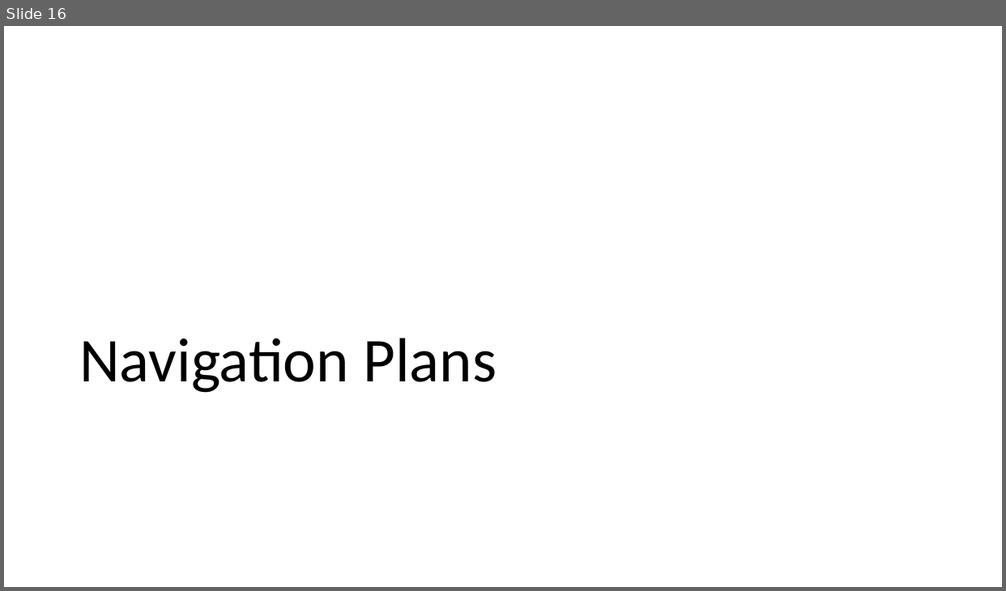
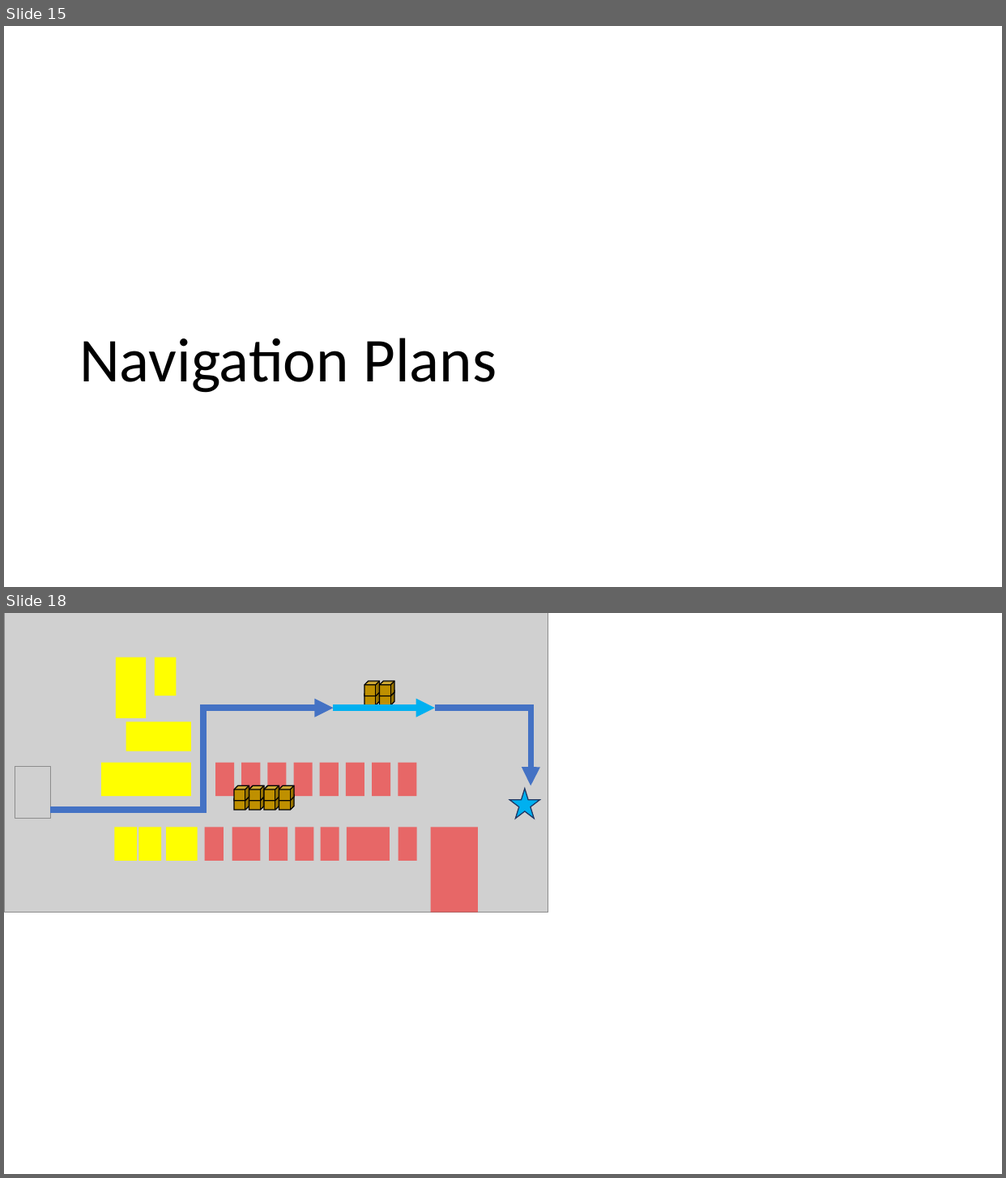
Before and after one commit to cmu-able/explainable-planning, a slide deck: XPlanningEvaluation/data/instruction/instruction.pptx. Shown one above the other, each under a label of ours: slide 16 before the commit, slides 15 and 18 after it; the slides between them are not shown. The pictures are 1006x591 and 1006x1178 pixels, drawn with LibreOffice and Linux fonts; fonts in the diff are those of the drawing; grey boxes stand for pictures. Boxes give left, top, right and bottom in pixels: in the first picture for what was removed or moved away, otherwise in the second. Text is boxed around its words. In the diff, an @@ line names an element or a change of style, - is before the commit and + after.

```diff
--- a/XPlanningEvaluation/data/instruction/instruction.pptx
+++ b/XPlanningEvaluation/data/instruction/instruction.pptx
@@ slide 18 added at [4, 613, 1002, 1174], background #FFFFFF @@
@@ picture added at [4, 613, 548, 913] @@
@@ rectangle added at [116, 658, 146, 718], fill #FFFF00 @@
@@ rectangle added at [155, 658, 177, 696], fill #FFFF00 @@
@@ group added at [364, 681, 394, 705]: 4 cubes @@
@@ elbow arrow added from (50, 810) to (334, 708), #4472C4 6 pt @@
@@ arrow added from (334, 708) to (435, 708), #00B0F0 6 pt @@
@@ elbow arrow added from (435, 708) to (531, 786), #4472C4 6 pt @@
@@ rectangle added at [126, 722, 191, 751], fill #FFFF00 @@
@@ picture added at [15, 766, 50, 819] @@
@@ rectangle added at [101, 763, 191, 796], fill #FFFF00 @@
@@ rectangle added at [216, 763, 235, 796], fill #FF0000 at 50% opacity @@
@@ rectangle added at [241, 763, 260, 796], fill #FF0000 at 50% opacity @@
@@ rectangle added at [267, 763, 286, 796], fill #FF0000 at 50% opacity @@
@@ rectangle added at [294, 763, 313, 796], fill #FF0000 at 50% opacity @@
@@ rectangle added at [320, 763, 339, 796], fill #FF0000 at 50% opacity @@
@@ rectangle added at [346, 763, 364, 796], fill #FF0000 at 50% opacity @@
@@ rectangle added at [372, 763, 390, 796], fill #FF0000 at 50% opacity @@
@@ rectangle added at [398, 763, 416, 796], fill #FF0000 at 50% opacity @@
@@ group added at [234, 786, 294, 810]: 8 cubes @@
@@ star added at [510, 789, 540, 819], fill #00B0F0, outline #203864 1 pt @@
@@ rectangle added at [115, 827, 138, 861], fill #FFFF00 @@
@@ rectangle added at [138, 827, 161, 861], fill #FFFF00 @@
@@ rectangle added at [167, 827, 198, 861], fill #FFFF00 @@
@@ rectangle added at [205, 827, 224, 861], fill #FF0000 at 50% opacity @@
@@ rectangle added at [232, 827, 260, 861], fill #FF0000 at 50% opacity @@
@@ rectangle added at [269, 827, 288, 861], fill #FF0000 at 50% opacity @@
@@ rectangle added at [296, 827, 314, 861], fill #FF0000 at 50% opacity @@
@@ rectangle added at [321, 827, 339, 861], fill #FF0000 at 50% opacity @@
@@ rectangle added at [347, 827, 390, 861], fill #FF0000 at 50% opacity @@
@@ rectangle added at [398, 827, 417, 861], fill #FF0000 at 50% opacity @@
@@ rectangle added at [431, 827, 478, 913], fill #FF0000 at 50% opacity @@
@@ what was slide 16 is now slide 15 @@
```
Also in this commit, not shown: 9 slides changed, 3 other slides added, 5 slides removed.
